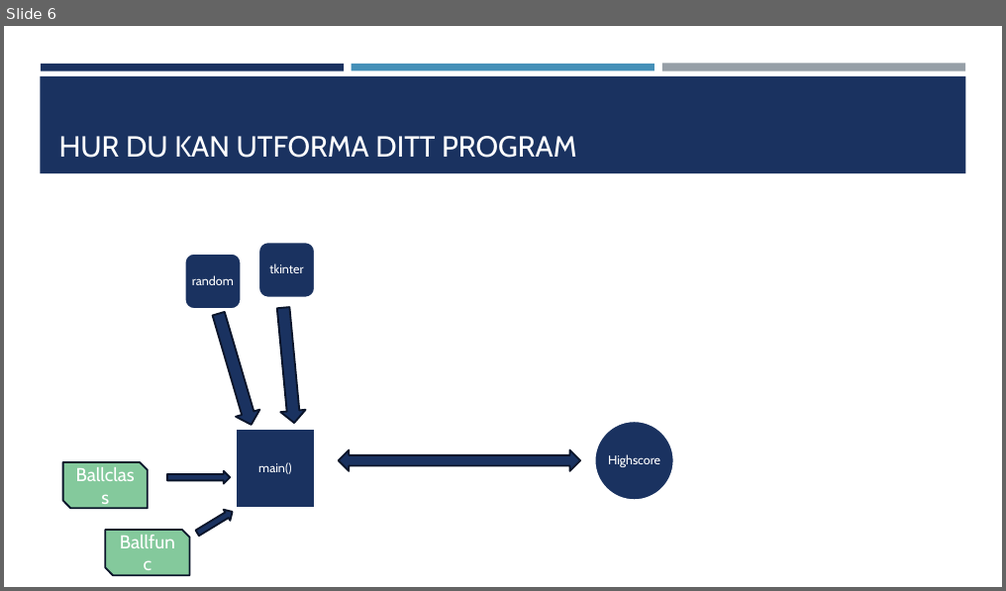
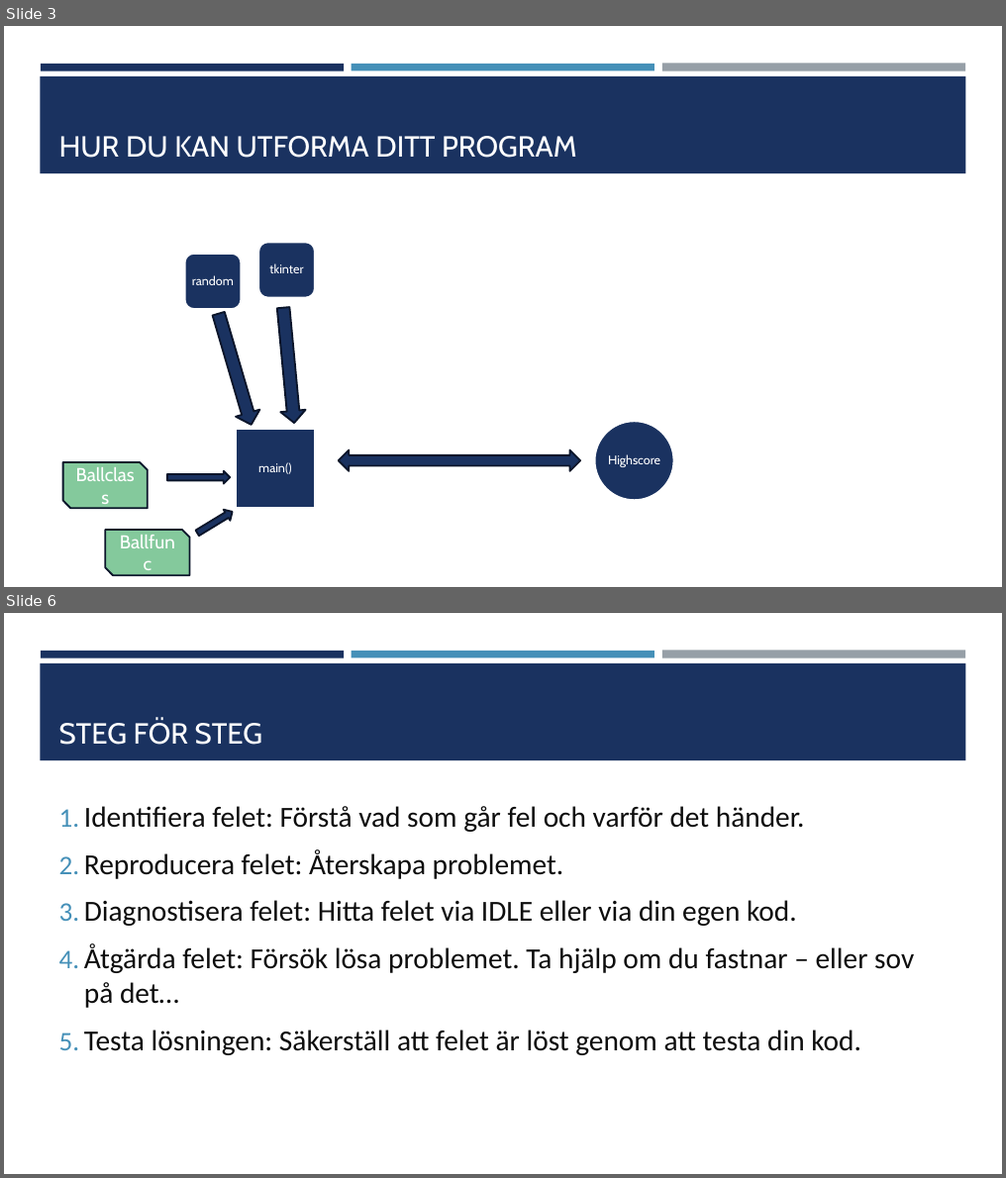
Before and after one commit to AleccInnov/Forts-ttningskurs_Python, a slide deck: Lektion 8/Exempel/Skapa ett spel.pptx. Shown one above the other, each under a label of ours: slide 6 before the commit, slides 3 and 6 after it; the slides between them are not shown. The pictures are 1006x591 and 1006x1178 pixels, drawn with LibreOffice and Linux fonts; fonts in the diff are those of the drawing. Boxes give left, top, right and bottom in pixels: in the first picture for what was removed or moved away, otherwise in the second. Text is boxed around its words. In the diff, an @@ line names an element or a change of style, - is before the commit and + after.

```diff
--- a/Lektion 8/Exempel/Skapa ett spel.pptx
+++ b/Lektion 8/Exempel/Skapa ett spel.pptx
@@ slide 6 added at bbox=[4, 613, 1002, 1174], background #FFFFFF; not listed: 4 template elements that a slide beside it also shows @@
@@ title added at bbox=[59, 719, 263, 745], 28 pt, text #FFFFFF @@
+STEG FÖR STEG
@@ text added at bbox=[84, 806, 914, 1056], 28 pt, text #0D0D0D @@
+1. Identifiera felet: Förstå vad som går fel och varför det händer.
+2. Reproducera felet: Återskapa problemet.
+3. Diagnostisera felet: Hitta felet via IDLE eller via din egen kod.
+4. Åtgärda felet: Försök lösa problemet. Ta hjälp om du fastnar – eller sov på det…
+5. Testa lösningen: Säkerställ att felet är löst genom att testa din kod.
@@ what was slide 6 is now slide 3 @@
```
Also in this commit, not shown: 2 slides changed, 5 other slides added, 2 slides removed, 7 other files.
